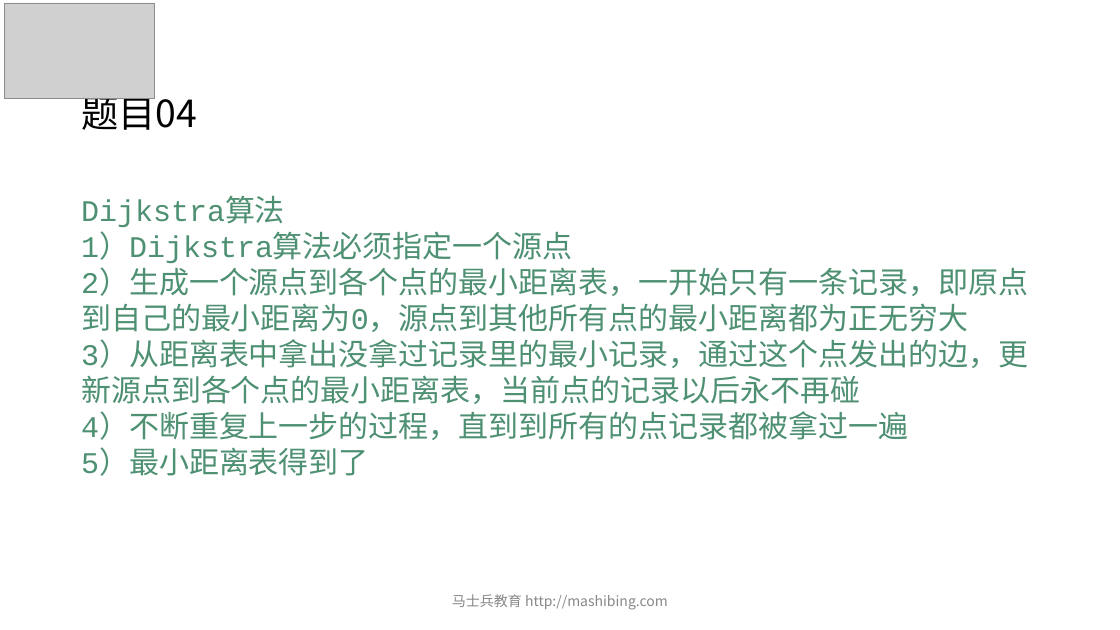
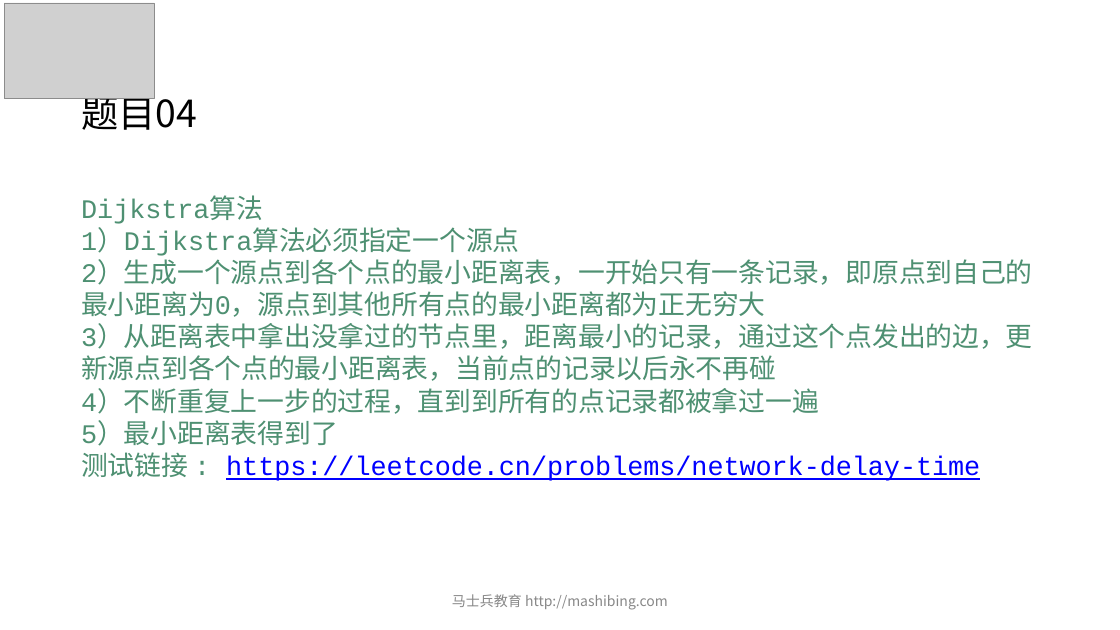
Before and after one commit to algorithmzuo/mca-algorithm-problems, a slide deck: slide 6 of 第03期/ppt/powerpoint/第07节.pptx. Drawn at 1120x630 pixels with LibreOffice and Linux fonts; fonts in the diff are those of the drawing; grey boxes stand for pictures. Boxes give left, top, right and bottom in pixels: in the first picture for what was removed or moved away, otherwise in the second. Text is boxed around its words. In the diff, an @@ line names an element or a change of style, - is before the commit and + after.

```diff
--- a/第03期/ppt/powerpoint/第07节.pptx
+++ b/第03期/ppt/powerpoint/第07节.pptx
@@ text at [81,199,1033,446]: size 25.8 to 23 pt in "Dijkstra算法", "1）Dijkstra算法必须指定一个源点", "2）生成一个源点到各个点的最小距离表，一开始只有一条记录，即原点到自己的最小距离为0，源点到其他所有点的最小距离都为正无 ...", "4）不断重复上一步的过程，直到到所有的点记录都被拿过一遍" and 1 more places @@
@@ text at [81,327,1033,381]: text changed; size 25.8 to 23 pt @@
-3）从距离表中拿出没拿过记录里的最小记录，通过这个点发出的边，更新源点到各个点的最小距离表，当前点的记录以后永不再碰
+3）从距离表中拿出没拿过的节点里，距离最小的记录，通过这个点发出的边，更新源点到各个点的最小距离表，当前点的记录以后永不再碰
@@ text at [81,452,980,481]: paragraph added @@
+测试链接 : https://leetcode.cn/problems/network-delay-time
```
Also in this commit, not shown: 5 other slides changed, 3 other files.
